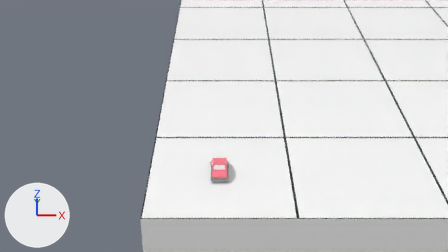
The Blender file scenes/game_map.blend: old version first, new version second.
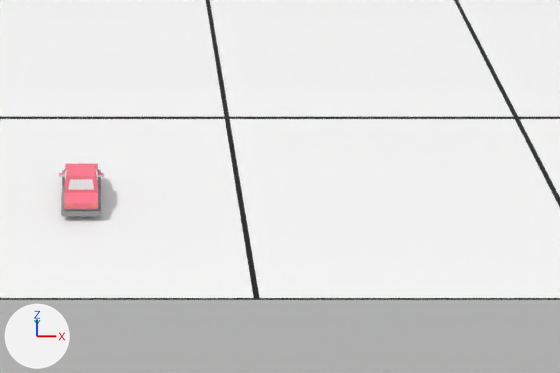
There are two pictures of each version: one from the file's camera 'Camera', one close up on the part from 41% to 97% of the width and 34% to 100% of the height. The axes (+X, +Y, +Z) are drawn at lower left. The lights are the same throughout.
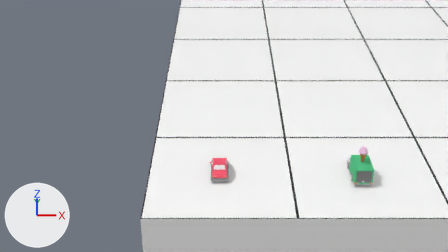
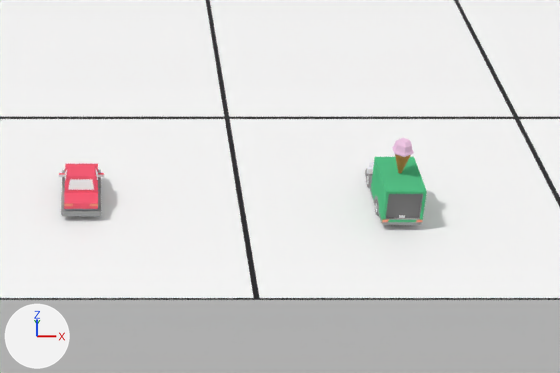
Diff of the bpy script that builds the scene:
```diff
--- a/scenes/game_map.blend.py
+++ b/scenes/game_map.blend.py
@@ mat_paintred @@
 n0 = _N.new('ShaderNodeBsdfPrincipled'); n0.name = 'Principled BSDF'
 n0.subsurface_method = 'BURLEY'
-n0.inputs[0].default_value = (1.0, 0.227, 0.302, 1.0)  # 'Base Color', pink #ff8395
 n0.inputs[2].default_value = 1.0  # 'Roughness'
@@ mat_paintred @@
 n1 = _N.new('ShaderNodeOutputMaterial'); n1.name = 'Material Output'
+n2 = _N.new('ShaderNodeVertexColor'); n2.name = 'Vertex Color'
+n2.layer_name = 'Col'
 _L.new(n0.outputs[0], n1.inputs[0])  # 'BSDF' to 'Surface'
+_L.new(n2.outputs[0], n0.inputs[0])  # 'Color' to 'Base Color'
@@ mat_brownlight @@
+mat_brownlight = bpy.data.materials.new('brownLight')
+# nodes: BsdfPrincipled, OutputMaterial, VertexColor
@@ mat_paintgreen_002 @@
+mat_paintgreen_002 = bpy.data.materials.new('paintGreen.002')
+# nodes: BsdfPrincipled, OutputMaterial, VertexColor
@@ me_sedan @@
 me_sedan.from_pydata(...)  # 976 vertices, 1932 faces; spans x -0.56..0.56, y 0.0..0.98, z -0.94..0.94
 # used by ob_player; location = (0.0, 0.0, 0.0); rotation_euler = (1.571, 0.0, 3.142), in degrees (90, 0, 180); scale = (0.25, 0.25, 0.25)
+# me_sedan part 1: 129 faces centred in x -0.56..0.56, y 0.33..0.98, z -0.94..0.86 are repainted in the vertex colours; the middle colour goes from white #ffffff to red #f85f76
 me_sedan.materials.append(mat_plastic_001)
@@ ob_icecream @@
+ob_icecream = bpy.data.objects.new('iceCream', me_icecream)  # 42 vertices, 84 faces; spans x -0.118..0.118, y 0.0..0.463, z -0.136..0.136; in mat_purplelight (pink #f5cce9)
+ob_icecream.parent = ob_target
+ob_icecream.location = (1.944, -0.138, 0.295)
+ob_icecream.rotation_euler = (1.571, 0.0, 0.0)  # degrees (90, 0, 0)
+ob_icecream.scale = (0.5, 0.5, 0.5)
@@ ob_target @@
+ob_target = bpy.data.objects.new('target', me_target)  # 1174 vertices, 2328 faces; spans x -0.56..0.56, y 0.0..1.2, z -1.2..1.2; in mat_lightback_003 (beige #ff9f83), mat_plastic_003 (grey #a5a5a5), mat_paintwhite_001 (white #f3f4fb), mat_defaultmat_003 (white #ffffff), mat_lightfront_003 (white #fffcf7), mat_window_003 (white #f8f8f8), mat_cartire_003 (grey #868686)
+ob_target.location = (1.946, -0.033, -0.011)
+ob_target.rotation_euler = (1.571, 0.0, 3.142)  # degrees (90, 0, 180)
+ob_target.scale = (0.25, 0.25, 0.25)
```

Location of each change, [x1, y1, x2, y2] in pixels of the close-ups (560 x 373 px):
'target', added
    after: [365, 157, 427, 225]
    faces in mat_paintgreen_002: [371, 157, 427, 222]
    faces in mat_cartire_003 (grey #868686): [366, 174, 422, 218]
    faces in mat_plastic_003 (grey #a5a5a5): [365, 168, 423, 225]
'player', recoloured (pink to red)
    both: [59, 164, 104, 211]
'iceCream', added
    after: [392, 138, 414, 173]
    faces in mat_purplelight (pink #f5cce9): [392, 138, 414, 157]
    faces in mat_brownlight: [395, 155, 411, 173]
part 1 of me_sedan, recoloured (pink to red)
    both: [59, 164, 104, 209]
